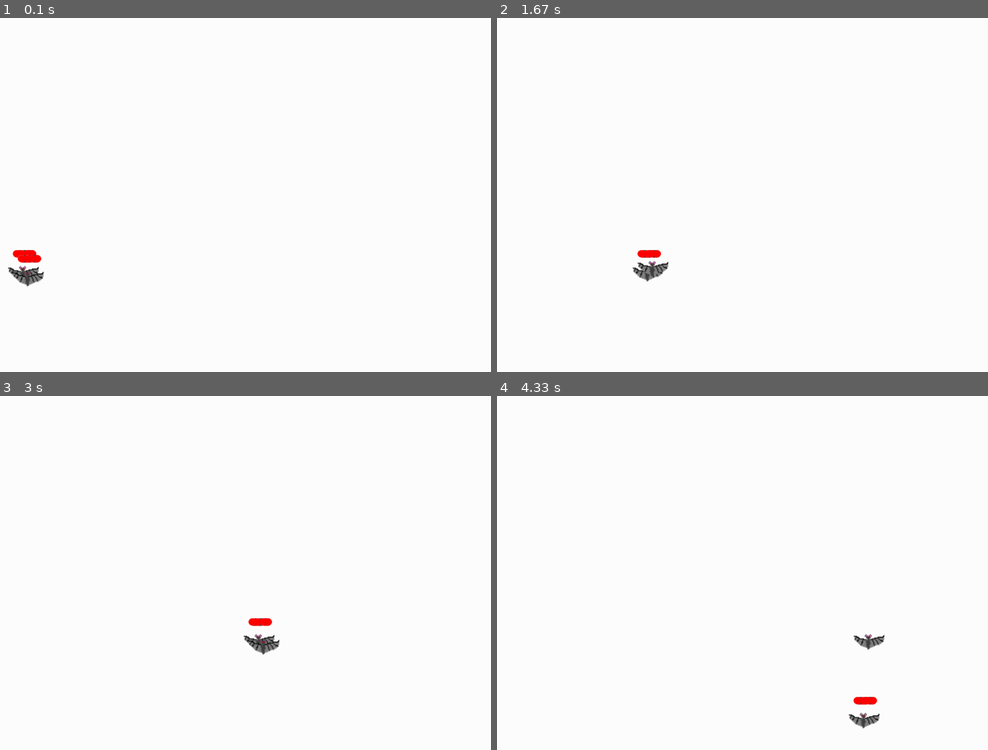
Above: before the commit, frames 1-4 (two rows, left to right).
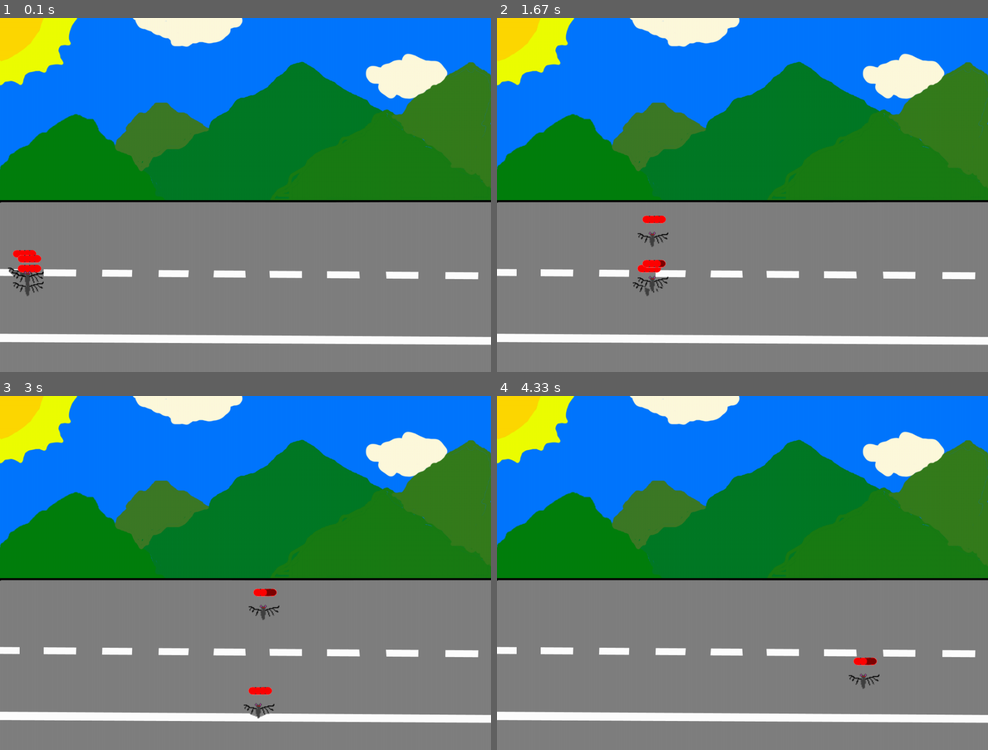
Above: after the commit, the same moments.

Repository: isnPC/Antoine-Leo-Mickael
Game: pygame game, started from Jeu.py
Same seed, same stepped clock (60 frames per second), same inputs: the game is played once before the commit and once after it.
Inputs:
- Up to frame 1 (0.1 s): no input
- Up to frame 2 (1.67 s): tap Space at 0.33, 0.73, 1.03, 1.23, 1.57 s
- Up to frame 3 (3 s): tap Space at 1.87, 2.07, 2.37, 2.63, 2.97 s
- Up to frame 4 (4.33 s): tap Space at 3.27, 3.4, 3.8, 4.1 s

The runs differ from the first frame. In frame 1, 97% of the frame differs, in the area x 0-100%, y 0-100%; in frame 2, 97%; in frame 3, 97%; in frame 4, 97%.

Commit message:
Add files via upload
Mort mob fonctionnelle + ajout touche de dégat test (espace) 
Dessin du fond du jeu update (dessiné par ma soeur)

Diff:
--- a/Jeu.py
+++ b/Jeu.py
@@ -22,7 +22,7 @@
 bar2vie25 = pygame.image.load('Barre2vie25.png')
 bar2vie0 = pygame.image.load('Barre2vie0.png')
 
-v1 = [Chauve_souris(5, 500), Chauve_souris(15, 500)]
+v1 = [Chauve_souris(5, 500), Chauve_souris(15, 500), Chauve_souris(15, 500), Chauve_souris(15, 500)]
 set_timer(pygame.USEREVENT, 60)
 
 #-----[Fonctions]-----#
@@ -42,9 +42,7 @@
 
 def mort_mob(mob):
     if mob.health == 0:
-        return True
-    else:
-        return False
+        v1.remove(mob)
 
 
 
@@ -66,9 +64,9 @@
 
     if vague == 1:
         for monstre in v1:
-            if mort_mob(monstre) == False:
-                ecran.blit(monstre.image, monstre.rect)
-                barre2vie(monstre)
+            ecran.blit(monstre.image, monstre.rect)
+            barre2vie(monstre)
+            mort_mob(monstre)
 
 
     for event in pygame.event.get():
Binary file changed: fond.png
